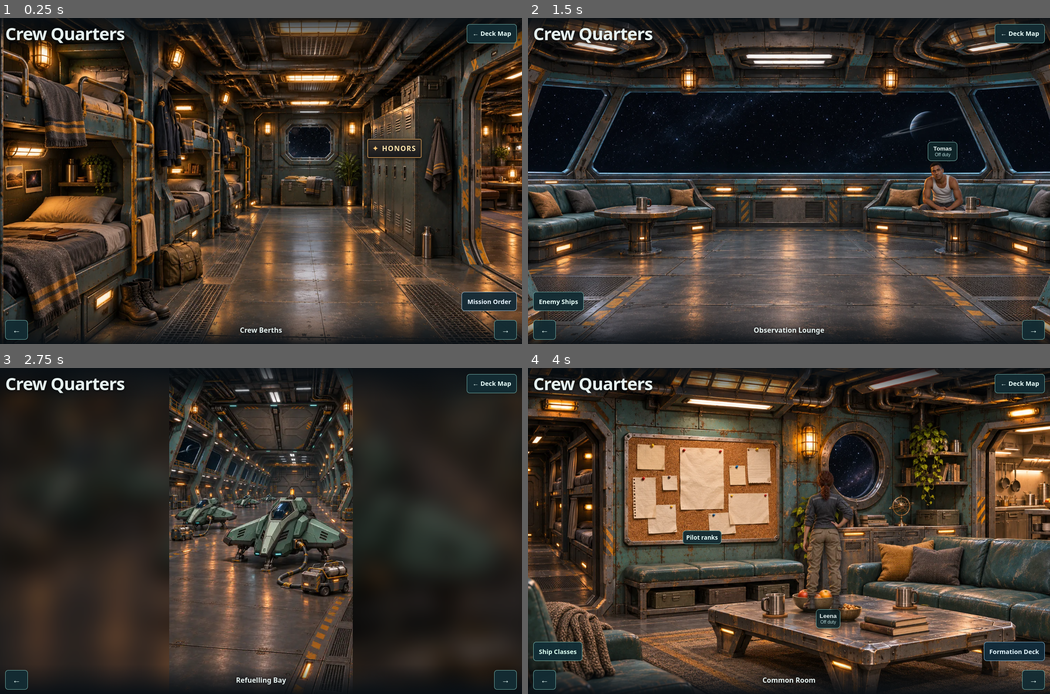
Above: before the commit, frames 1-4 (two rows, left to right).
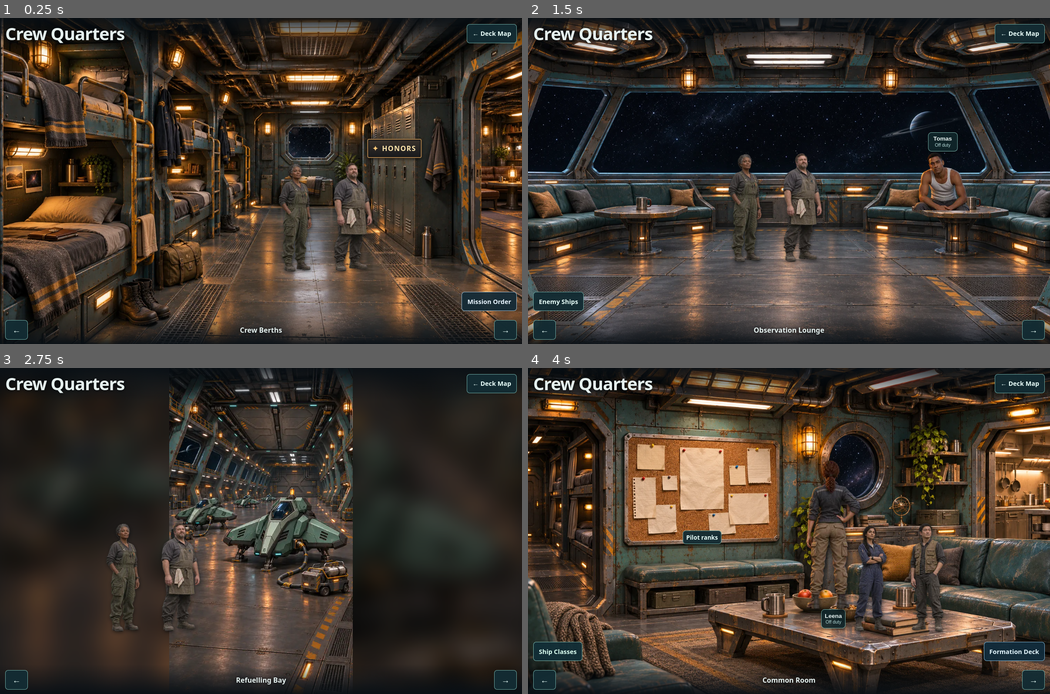
Above: after the commit, the same moments.

Repository: gambizt3-dev/rift-runner
Game: browser game, page carrier-crew.html
The game is run twice, just before and just after one commit, with the same random seed, the same clock (stepped at 60 frames per second) and the same inputs.
Inputs:
- Up to frame 1 (0.25 s): no input
- Up to frame 2 (1.5 s): hold Right from 1.03 s (still down); tap Ctrl at 1.1 s
- Up to frame 3 (2.75 s): release Right at 1.53 s; hold Left 1.58-2.15 s; tap Ctrl at 1.6, 2.1, 2.6 s; hold Right from 2.2 s (still down)
- Up to frame 4 (4 s): release Right at 2.87 s; hold Left 2.92-3.35 s; tap Ctrl at 3.1, 3.6 s; hold Right 3.4-3.9 s; hold Left from 3.95 s (still down)

The runs differ from the first frame. In frame 1, 2.6% of the frame differs, in the area x 53-72%, y 44-79%; in frame 2, 3.5%; in frame 3, 1.7%; in frame 4, 4.5%, in the area x 52-81%, y 28-82%.

Commit message:
Move and enlarge crew NPCs and populate each crew room

Diff:
--- a/carrier-crew.css
+++ b/carrier-crew.css
@@ -22,10 +22,10 @@
 }
 /* Prepared wing stands on the open near deck; no controls are hidden by the art. */
 .crew-launch-wing{
- position:absolute;z-index:1;inset-inline-start:63%;inset-block-end:calc(70px + env(safe-area-inset-bottom,0px));
+ position:absolute;z-index:1;inset-inline-start:63%;inset-block-end:calc(85px + env(safe-area-inset-bottom,0px));
  translate:-43% 0;display:grid;justify-items:center;margin:0;width:clamp(112px,43dvh,340px);pointer-events:none
 }
-.crew-launch-wing img{display:block;width:100%;height:clamp(105px,39dvh,340px);object-fit:contain;object-position:center bottom;filter:drop-shadow(3px 6px 5px #05090bb8)}
+.crew-launch-wing img{display:block;width:100%;height:clamp(112px,42dvh,380px);object-fit:contain;object-position:center bottom;filter:drop-shadow(3px 6px 5px #05090bb8)}
 .crew-launch-wing figcaption{
  display:grid;justify-items:center;gap:1px;padding:5px 10px;border:1px solid #75aba4;border-radius:8px;
  background:#10252aeF;color:#e6f1ef;font:700 .76rem/1.22 system-ui,sans-serif;white-space:nowrap
@@ -34,9 +34,9 @@
 @media(orientation:portrait){
  .crew-launch-wing{
   inset-inline-start:auto;inset-inline-end:max(5%,env(safe-area-inset-right,0px));
-  inset-block-end:calc(56px + env(safe-area-inset-bottom,0px));translate:none;width:min(65vw,310px)
- }
- .crew-launch-wing img{height:clamp(105px,41dvh,360px)}
+  inset-block-end:calc(72px + env(safe-area-inset-bottom,0px));translate:none;width:min(67vw,340px)
+ }
+ .crew-launch-wing img{height:clamp(112px,44dvh,390px)}
 }
 .room-upper{position:absolute;top:50%;left:50%;width:max(100vw,177.6833vh);width:max(100vw,177.6833dvh);transform:translate(-50%,-50%)}
 .room-upper img{display:block;width:100%;height:auto}
@@ -77,7 +77,7 @@
  width:clamp(112px,25vw,245px);padding:0;border:0;background:none;color:#e6f1ef;cursor:pointer;
  touch-action:manipulation;-webkit-tap-highlight-color:transparent
 }
-.crew-resting-pilot img{display:block;width:100%;height:clamp(100px,34dvh,340px);object-fit:contain;object-position:center bottom;filter:drop-shadow(3px 6px 5px #05090bb8);user-select:none;pointer-events:none}
+.crew-resting-pilot img{display:block;width:100%;height:clamp(108px,39dvh,380px);object-fit:contain;object-position:center bottom;filter:drop-shadow(3px 6px 5px #05090bb8);user-select:none;pointer-events:none}
 .crew-resting-pilot[data-room-slot=berths],.crew-resting-pilot[data-room-slot=galley],.crew-resting-pilot[data-room-slot=observation]{inset-inline-end:max(8%,env(safe-area-inset-right,0px))}
 .crew-resting-tag{display:grid;align-content:center;justify-items:center;min-height:44px;min-width:82px;padding:3px 10px;border:1px solid #75aba4;border-radius:8px;background:#10252aeF;font-size:.85rem;line-height:1.2;box-shadow:0 3px 10px #05090ba8}
 .crew-resting-tag span{font-size:.65rem;color:#b5d9d7}
@@ -90,16 +90,16 @@
 @media(max-height:440px){.crew-resting-pilot{inset-block-end:calc(100px + env(safe-area-inset-bottom,0px))}}
 @media(orientation:portrait){
  .crew-resting-pilot{width:clamp(110px,37vw,235px)}
- .crew-resting-pilot img{height:clamp(112px,32dvh,260px)}
+ .crew-resting-pilot img{height:clamp(120px,37dvh,292px)}
 }
 /* Match the rear edge of the tabletop in each room image. Only Tomas’ upper
    body is drawn above it; the picture underneath supplies the real occluder. */
 .crew-resting-pilot[data-pilot=ellis][data-room-slot=observation]{
- --exposed:clamp(48px,15dvh,145px);
+ --exposed:clamp(54px,18dvh,172px);
  --table-edge:calc(50% + max(5.0vw,8.9dvh));
  position:absolute;inset-inline-start:min(88%,calc(50% + max(26.5vw,47.1dvh)));
  inset-inline-end:auto;inset-block-start:calc(var(--table-edge) - var(--exposed));inset-block-end:auto;
- translate:-50% 0;width:clamp(50px,16dvh,155px);height:var(--exposed)
+ translate:-50% 0;width:clamp(58px,19dvh,180px);height:var(--exposed)
 }
 .crew-resting-pilot[data-pilot=ellis][data-room-slot=observation] img{
  position:absolute;inset:0 auto auto 0;width:100%;height:auto;filter:none;
@@ -110,24 +110,24 @@
 }
 @media(orientation:portrait){
  .crew-resting-pilot[data-pilot=ellis][data-room-slot=observation]{
-  --exposed:clamp(54px,max(20vw,11.25dvh),125px);
+  --exposed:clamp(60px,max(22vw,13.25dvh),148px);
   --table-edge:max(62.05vw,34.9dvh);
   inset-inline-start:min(74%,calc(50% + max(17vw,9.56dvh)));
-  width:clamp(64px,max(24vw,13.5dvh),145px)
+  width:clamp(72px,max(26vw,15dvh),164px)
  }
 }
 /* The noticeboard ends just left of center in both compositions. */
 .crew-resting-pilot[data-pilot=aya][data-room-slot=common]{
- inset-inline-start:51%;inset-inline-end:auto;inset-block-end:auto;inset-block-start:31%;
- width:13%;min-width:44px
-}
-.crew-resting-pilot[data-pilot=aya][data-room-slot=common] img{height:43dvh}
+ inset-inline-start:51%;inset-inline-end:auto;inset-block-end:auto;inset-block-start:28%;
+ width:15%;min-width:44px
+}
+.crew-resting-pilot[data-pilot=aya][data-room-slot=common] img{height:46dvh}
 .crew-resting-pilot[data-pilot=aya][data-room-slot=common] .crew-resting-tag{min-width:0;width:max-content;max-width:min(24vw,110px);padding-inline:7px}
 .crew-pilot-chat[data-stage=pinboard]{position:fixed;inset:auto auto max(76px,calc(58px + env(safe-area-inset-bottom,0px))) max(12px,env(safe-area-inset-left,0px));margin:0;width:min(380px,calc(100vw - 24px));max-height:65dvh}
 .crew-pilot-chat[data-stage=pinboard]::backdrop{background:#03080b45}
 @media(orientation:portrait){
- .crew-resting-pilot[data-pilot=aya][data-room-slot=common]{inset-inline-start:46.5%;inset-block-start:max(54px,16vw);width:15%}
- .crew-resting-pilot[data-pilot=aya][data-room-slot=common] img{height:clamp(53px,28vw,162px);clip-path:inset(0 0 9%)}
+ .crew-resting-pilot[data-pilot=aya][data-room-slot=common]{inset-inline-start:46.5%;inset-block-start:max(52px,15vw);width:18%}
+ .crew-resting-pilot[data-pilot=aya][data-room-slot=common] img{height:clamp(62px,31vw,184px);clip-path:inset(0 0 9%)}
 }
 .enemy-board,.class-board,.squadron-board,.mission-board{z-index:2}
 
@@ -235,12 +235,36 @@
 .mission-order li.unassigned{color:#adc0c9}
 @media(min-width:460px){.mission-order{columns:2;column-gap:2.75rem}.mission-order li{break-inside:avoid}}
 
-/* Optional crew visitors leave existing room hotspots and deck arrows clear. */
-.crew-visitor.control{position:absolute;z-index:2;inset-inline-start:44%;inset-block-end:clamp(74px,16dvh,142px);translate:-50% 0;display:grid;gap:3px;justify-items:center;width:clamp(68px,23vw,180px);padding:2px;border:0;border-radius:9px;background:none;text-align:center;text-shadow:0 2px 3px #000,0 0 7px #000}
-#crew-visitor-sera{inset-inline-start:46%}
+/* Crew feet stay on the open deck. The ambient layer accepts no taps. */
+.crew-ambient{
+ position:absolute;z-index:1;inset-inline-start:var(--crew-x,73%);inset-block-end:var(--crew-floor,32%);
+ translate:-50% 0;width:clamp(102px,35vw,304px);height:min(34dvh,280px);object-fit:contain;object-position:center bottom;
+ filter:drop-shadow(1px 3px 4px #05090b90);pointer-events:none;user-select:none;
+}
+.room[data-room="Crew Berths"]{--crew-x:74%;--crew-floor:38%}
+.room[data-room="Common Room"]{--crew-x:70%;--crew-floor:31%}
+.room[data-room="Galley"]{--crew-x:73%;--crew-floor:39%}
+.room[data-room="Observation Lounge"]{--crew-x:42%;--crew-floor:28%}
+.room[data-room="Refuelling Bay"]{--crew-x:39%;--crew-floor:27%}
+.crew-visitor.control{position:absolute;z-index:2;inset-inline-start:44%;inset-block-end:29%;translate:-50% 0;display:grid;gap:3px;justify-items:center;width:clamp(82px,29vw,224px);padding:2px;border:0;border-radius:9px;background:none;text-align:center;text-shadow:0 2px 3px #000,0 0 7px #000}
+#crew-visitor-sera{inset-inline-start:50%;inset-block-end:29%}
 .crew-visitor.control:hover{background:none;filter:brightness(1.12)}
-.crew-visitor img{display:block;width:100%;height:clamp(88px,34dvh,250px);object-fit:contain;object-position:center bottom}
+.crew-visitor img{display:block;width:100%;height:clamp(100px,40dvh,318px);object-fit:contain;object-position:center bottom;pointer-events:none}
 .crew-visitor span{padding-inline:4px;font-size:clamp(.69rem,2.6vw,.88rem);line-height:1.3}
+/* Wider rooms use the original camera crops, so their foreground floor begins lower. */
+@media(orientation:landscape){
+ .room[data-room="Crew Berths"]{--crew-x:62%;--crew-floor:22%}
+ .room[data-room="Common Room"]{--crew-x:71%;--crew-floor:19%}
+ .room[data-room="Galley"]{--crew-x:42%;--crew-floor:14%}
+ .room[data-room="Observation Lounge"]{--crew-x:47%;--crew-floor:25%}
+ .room[data-room="Refuelling Bay"]{--crew-x:29%;--crew-floor:19%}
+ .crew-visitor.control{inset-inline-start:47%;inset-block-end:25%}
+}
+@media(max-height:480px) and (orientation:landscape){
+ .crew-ambient{width:clamp(76px,18vw,185px)}
+ .crew-visitor.control{width:clamp(65px,18vw,145px)}
+ .crew-visitor img{height:min(39dvh,176px)}
+}
 .visitor-chat>img{display:block;float:inline-end;margin:0 0 8px 12px;object-fit:contain;object-position:center top}
 .visitor-chat>h2{margin:4px 0 8px}
 .visitor-chat>p:not(.squadron-kicker){color:#d4e7e5;line-height:1.5}
--- a/carrier-crew.html
+++ b/carrier-crew.html
@@ -7,7 +7,7 @@
 <title>Crew Quarters · Rift Runner</title>
 <link rel="icon" type="image/png" href="./rift-192.png">
 <script src="./vessel-exterior.js?v=214" defer></script>
-<link rel="stylesheet" href="./carrier-crew.css?v=246">
+<link rel="stylesheet" href="./carrier-crew.css?v=247">
 <script src="./pilot-missions.js?v=114" defer></script>
 <script src="./wing-rendezvous.js?v=185" defer></script>
 <link rel="preload" href="./crew-pilot-aya-resting.webp?v=185" as="image">
@@ -27,6 +27,7 @@
    </div>
    <button class="control crew-visitor" id="crew-visitor-ivo" type="button" aria-haspopup="dialog" aria-controls="crew-ivo-chat" hidden><img src="./crew-npc-trainee.webp" alt="" loading="lazy" decoding="async" draggable="false"><span>Ivo Chen</span></button>
    <button class="control mission-board" id="crew-mission-board" type="button" aria-haspopup="dialog" aria-controls="crew-mission-notice">Mission Order</button>
+  <img class="crew-ambient" src="./crew-deck-crew.webp" alt="" aria-hidden="true" loading="lazy" decoding="async" draggable="false">
   </section>
   <section class="room" data-room="Common Room" aria-label="Common Room" hidden>
    <div class="room-lower room-lower-common" aria-hidden="true"></div>
@@ -36,6 +37,7 @@
    </div>
    <button class="control class-board" id="crew-classes" type="button" aria-haspopup="dialog" aria-controls="crew-ship-classes">Ship Classes</button>
    <button class="control squadron-board" id="crew-squadron" type="button" aria-haspopup="dialog" aria-controls="crew-formation">Formation Deck</button>
+  <img class="crew-ambient" src="./crew-deck-crew-alt.webp" alt="" aria-hidden="true" loading="lazy" decoding="async" draggable="false">
   </section>
   <section class="room" data-room="Galley" aria-label="Galley" hidden>
    <div class="room-lower room-lower-galley" aria-hidden="true"></div>
@@ -43,6 +45,7 @@
     <img src="./crew-galley.webp?v=95" width="1672" height="941" alt="The carrier’s galley and kitchen.">
    </div>
    <button class="control crew-visitor" id="crew-visitor-sera" type="button" aria-haspopup="dialog" aria-controls="crew-sera-chat" hidden><img src="./crew-npc-range-marshal.webp" alt="" loading="lazy" decoding="async" draggable="false"><span>Sera Voss</span></button>
+  <img class="crew-ambient" src="./crew-deck-crew-alt.webp" alt="" aria-hidden="true" loading="lazy" decoding="async" draggable="false">
   </section>
   <section class="room" data-room="Observation Lounge" aria-label="Observation Lounge" hidden>
    <picture class="room-upper room-observation-view">
@@ -50,6 +53,7 @@
     <img src="./crew-observation.webp?v=95" width="1672" height="941" alt="The observation lounge looks out on deep space.">
    </picture>
    <button class="control enemy-board" id="crew-enemies" type="button" aria-haspopup="dialog" aria-controls="crew-enemy-list">Enemy Ships</button>
+  <img class="crew-ambient" src="./crew-deck-crew.webp" alt="" aria-hidden="true" loading="lazy" decoding="async" draggable="false">
   </section>
   <section class="room" data-room="Refuelling Bay" aria-label="Refuelling Bay" hidden>
    <img class="room-refuelling-art" src="./crew-refuelling-bay.webp?v=183" loading="lazy" decoding="async" alt="Ground-level view of the Pegasus hangar, with several sea-green Rift-4 fighters parked and connected to refuelling carts beneath an overhead launch hatch.">
@@ -57,6 +61,7 @@
     <img id="crew-launch-wing-art" alt="Leena and Tomas in slate and teal flight suits, helmets in hand." decoding="async" draggable="false">
     <figcaption>Leena &amp; Tomas <span>Ready to launch</span></figcaption>
    </figure>
+  <img class="crew-ambient" src="./crew-deck-crew.webp" alt="" aria-hidden="true" loading="lazy" decoding="async" draggable="false">
   </section>
  </div>
  <img class="crew-pilot-portrait" id="crew-pilot-portrait" width="72" height="72" decoding="async" draggable="false" alt="" hidden>
--- a/tests/carrier-crew.test.cjs
+++ b/tests/carrier-crew.test.cjs
@@ -83,7 +83,7 @@
 });
 test('portrait rooms fill the viewport while controls stay overlaid',()=>{
  const html=read('carrier-crew.html'), css=read('carrier-crew.css');
- assert.match(html,/href="\.\/carrier-crew\.css\?v=246"/);
+ assert.match(html,/href="\.\/carrier-crew\.css\?v=247"/);
  assert.match(html,/viewport-fit=cover/);
  const rooms=[...html.matchAll(/<section class="room"[\s\S]*?<\/section>/g)];
  assert.equal(rooms.length,5);
@@ -183,7 +183,7 @@
  assert.match(element,/Leena &amp; Tomas <span>Ready to launch<\/span>/);
  assert.doesNotMatch(element,/<(?:a|button|form)\b/);
  assert.match(css,/\.crew-launch-wing\{[^}]*pointer-events:none/);
- assert.match(css,/@media\(orientation:portrait\)\{\s*\.crew-launch-wing\{[^}]*width:min\(65vw,310px\)[^}]*\}\s*\.crew-launch-wing img\{height:clamp\(105px,41dvh,360px\)\}/);
+ assert.match(css,/@media\(orientation:portrait\)\{\s*\.crew-launch-wing\{[^}]*width:min\(67vw,340px\)[^}]*\}\s*\.crew-launch-wing img\{height:clamp\(112px,44dvh,390px\)\}/);
  q.go(q.prev);assert.equal(q.room,'Refuelling Bay');assert.equal(q.readyWing.hidden,true);
  assert.equal(q.readyWingArt.getAttribute('src'),null);
 });
@@ -392,3 +392,17 @@
  q.window.events.pagehide();assert.equal(q.visitorTimer,null);
  assert.deepEqual(q.storageWrites,[]);
 });
+
+test('every room has a noninteractive ambient crew pair without replacing its named characters or controls',()=>{
+ const html=read('carrier-crew.html'),css=read('carrier-crew.css');
+ const scenes=[...html.matchAll(/<section class="room" data-room="([^"]+)"[^>]*>([\s\S]*?)<\/section>/g)];
+ assert.deepEqual(scenes.map(scene=>scene[1]),names);
+ for(const [_,name,body] of scenes){
+  assert.match(body,/<img class="crew-ambient" src="\.\/crew-deck-crew(?:-alt)?\.webp" alt="" aria-hidden="true"/);
+  assert.ok(css.includes('.room[data-room="'+name+'"]{--crew-x:'));
+ }
+ assert.match(css,/\.crew-ambient\{[^}]*object-position:center bottom[^}]*pointer-events:none/);
+ assert.match(css,/\.crew-visitor\.control\{[^}]*inset-block-end:29%[^}]*width:clamp\(82px,29vw,224px\)/);
+ assert.match(html,/id="crew-visitor-sera"[^>]*aria-controls="crew-sera-chat"/);
+ assert.match(html,/id="crew-visitor-ivo"[^>]*aria-controls="crew-ivo-chat"/);
+});
Binary file added: crew-deck-crew-alt.webp
Binary file added: crew-deck-crew.webp
